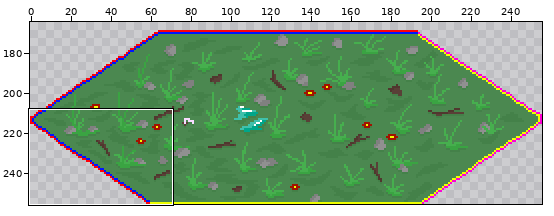
Sprite sheet, stored at medias/sol.png. Above: a wide view before the commit, with the close-up outlined.
Close-up. First the earlier version:
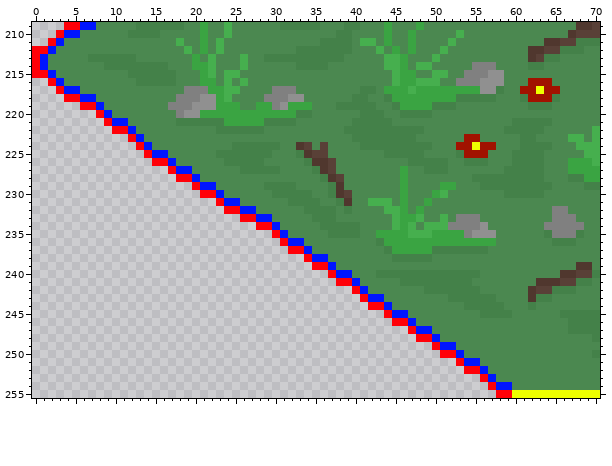
The file is 256x256 pixels. Colours within 5 levels of each other are drawn and written as one. Shown: x 0..70, y 209..255. The wide view leaves out empty margins.
The result:
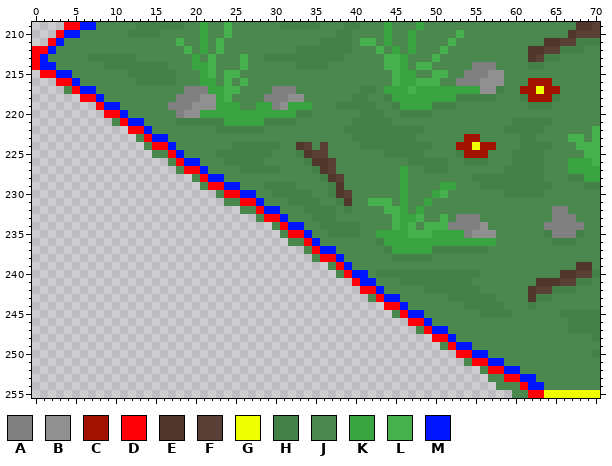
Palette (. is transparent): A #808080  B #909090  C #a11200  D #ff0008  E #50372e  F #594037  G #eeff00  H #448149  J #4b8850  K #3aa442  L #46af4e  M #0015ff
From old to new:
Changed rows in their new state; - is an unchanged pixel.
first column x 0:
214 --M-------------------------------------------------------------
215 .-DMM-----------------------------------------------------------
216 --.DDM----------------------------------------------------------
217 ---.JDMM--------------------------------------------------------
218 ----..DDM-------------------------------------------------------
219 ------..DMM-----------------------------------------------------
220 --------.DDM----------------------------------------------------
221 ---------.JDMM--------------------------------------------------
222 ----------..DDM-------------------------------------------------
223 ------------.JDMM-----------------------------------------------
224 -------------.JDDM----------------------------------------------
225 --------------.JJDM---------------------------------------------
226 ---------------..JDMM-------------------------------------------
227 -----------------.JDDM------------------------------------------
228 ------------------..JDMM----------------------------------------
229 --------------------.JDDMM--------------------------------------
230 ---------------------..JDDMM------------------------------------
231 -----------------------.JJDDM-----------------------------------
232 ------------------------..JJDMM---------------------------------
233 --------------------------..JDDM--------------------------------
234 ----------------------------..JDMM------------------------------
235 ------------------------------.JDDM-----------------------------
236 -------------------------------.JJDM----------------------------
237 --------------------------------..JDMM--------------------------
238 ----------------------------------.JDDM-------------------------
239 -----------------------------------..JDM------------------------
240 -------------------------------------.JDMM----------------------
241 --------------------------------------..DMM---------------------
242 ----------------------------------------.DDM--------------------
243 -----------------------------------------.JDMM------------------
244 ------------------------------------------..DDM-----------------
245 --------------------------------------------.JDMM---------------
246 ---------------------------------------------..DDM--------------
247 -----------------------------------------------.JDMM------------
248 ------------------------------------------------..DDM-----------
249 --------------------------------------------------.JDMM---------
250 ---------------------------------------------------..DDMM-------
251 -----------------------------------------------------.JDDMM-----
252 ------------------------------------------------------..JDDMM---
253 --------------------------------------------------------.J-DDMM-
254 ---------------------------------------------------------.JJ-DMM
255 ----------------------------------------------------------..JJDD
Pixel boxes of the changes (left, top, right, bottom) in both close-ups:
changed: (32, 62, 544, 398)
